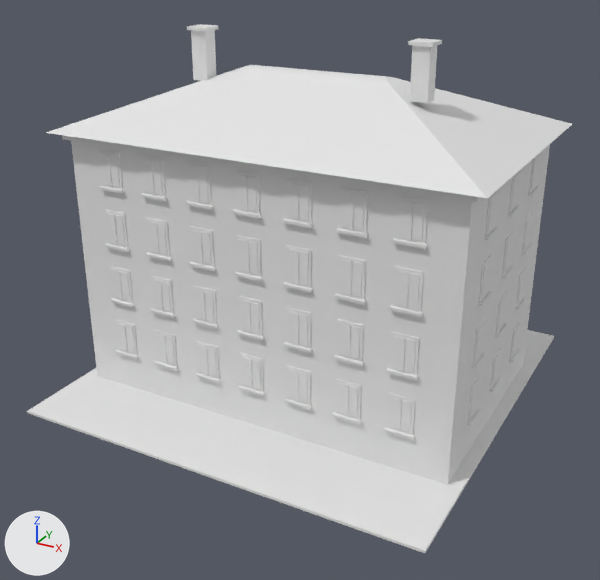
A saved change to the glTF model assets/models/adr_apartment_block.glb.
Before and after are seen from a 50 mm camera at (6.96, -13.21, 8.38) aimed at (0.04, -0.62, 2.08). The lights are fixed; the arrows at lower left show +X, +Y and +Z. The picture after the commit comes second. Where no turn or scale is listed for an object, it has been applied to the vertices. Vertices at exactly the same position are counted once.

Names of what the first picture shows: 'Adr_apartment_block'.
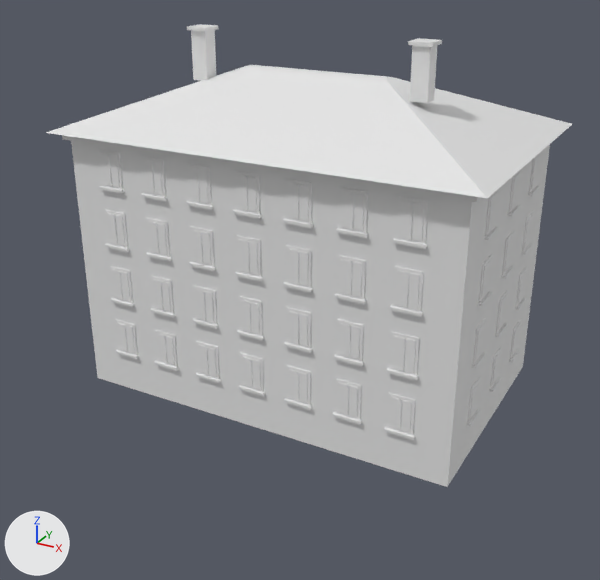
What changed in the scene script:
```text
Change me_adr_apartment_block:
    used by ob_adr_apartment_block; location = (0.0, 0.0, 0.0)
    remove me_adr_apartment_block.from_pydata(...)  # 3616 vertices, 5424 faces; spans x -4.0..4.0, y -3.95..3.95, z 0.0..6.73
    add me_adr_apartment_block.from_pydata(...)  # 3608 vertices, 5412 faces; spans x -4.0..4.0, y -2.6..2.77, z 0.0..6.73
    me_adr_apartment_block part 1: the loose piece of 8 vertices spanning x -3.95..3.95, y -3.95..3.95, z 0.0..0.05 is deleted
```

Where the change shows, as pixel boxes (x1, y1, x2, y2) in the pictures (600 x 580 px):
'Adr_apartment_block', reshaped (12% shorter): before (27, 24, 572, 553); after (46, 24, 572, 487)
part 1 of me_adr_apartment_block, deleted: before (27, 330, 554, 553)
